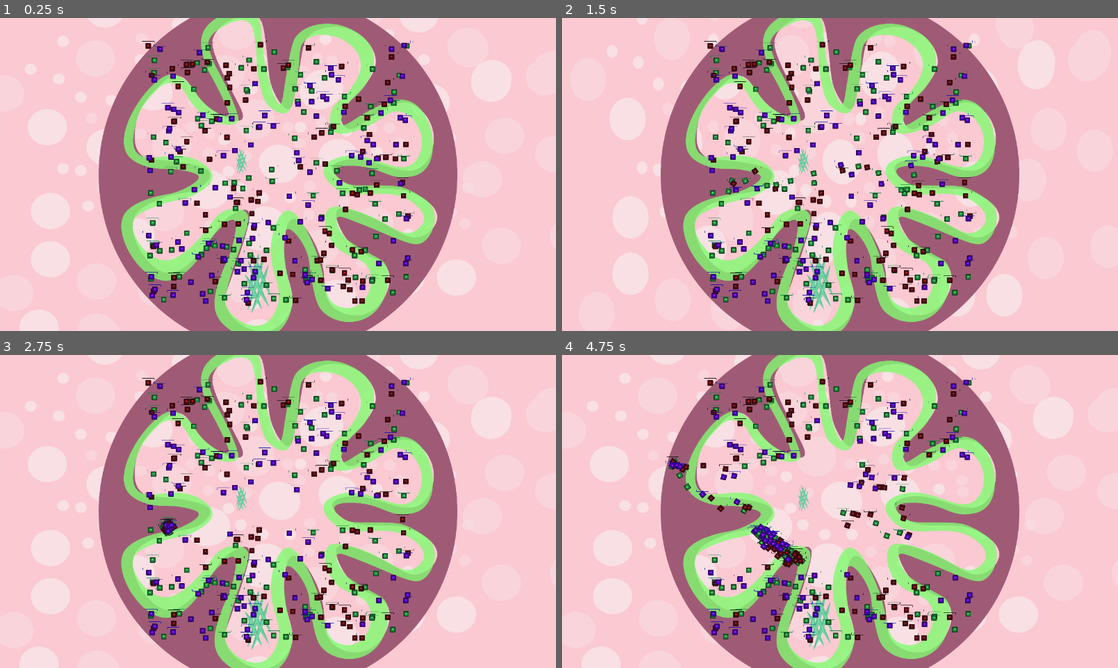
Above: before the commit, frames 1-4 (two rows, left to right).
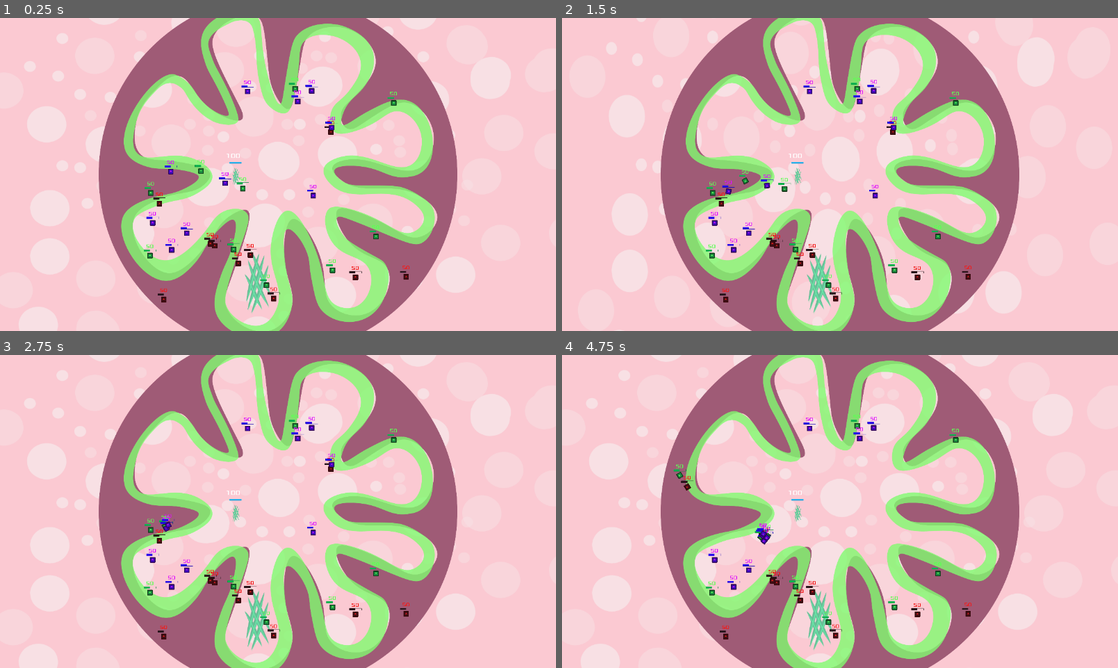
Above: after the commit, the same moments.

Repository: mihaelagrigore/Gutstuck
Game: Godot game, scene res://Sources/Levels/Level_1.tscn
Two runs of this game, one before a commit and one after it. Both use one fixed random seed, a clock stepped at 60 frames per second and the inputs below. The engine's default icon, where the game draws it, is replaced by a stand-in: a white triangle on a blue panel in a dark square.
Inputs (mouse positions are in pixels of both pictures, inside the frame that each line leads up to):
- Up to frame 1 (0.25 s): no input
- Up to frame 2 (1.5 s): move the mouse to (962, 158) at 0.52 s; press the mouse at (962, 158) at 0.53 s; move the mouse to (728, 190) at 1.27 s; release the mouse at (728, 190) at 1.28 s; right-click (728, 190) at 1.35 s
- Up to frame 3 (2.75 s): move the mouse to (333, 442) at 2.02 s; press the mouse at (333, 442) at 2.03 s
- Up to frame 4 (4.75 s): move the mouse to (812, 574) at 2.77 s; release the mouse at (812, 574) at 2.78 s; right-click (812, 574) at 2.85 s; move the mouse to (1006, 558) at 3.52 s; press the mouse at (1006, 558) at 3.53 s; move the mouse to (673, 464) at 4.27 s; release the mouse at (673, 464) at 4.28 s; right-click (673, 464) at 4.35 s

The runs differ from the first frame. In frame 1, 6.4% of the frame differs, in the area x 25-75%, y 7-92%; in frame 2, 6.4%; in frame 3, 5.9%; in frame 4, 5.7%.
Error before the commit: Parse Error: The identifier "state" isn't declared in the current scope. (res://Sources/Nutrients/F_Nutrients/F_Nutrient_A2D.gd:13)

Commit message:
- added bacteria & nutrient interaction - commented bacteria energy loss with time -> to implement later as Timer - for now, energy level is displayed as text label to help with debugginh

Diff:
--- a/Gutstuck_Project/Sources/Bacteria/Bacteria.gd
+++ b/Gutstuck_Project/Sources/Bacteria/Bacteria.gd
@@ -11,6 +11,7 @@
 
 var generation_number = 0 #measures the number of generation to kill the oldest ones in a situation of conflict
 var energy_level = INITIAL_ENERGY
+var energy_per_bite = 10
 
 #energy_after_foraging var must be dropped
 #it must be declared as a local var inside the functions
@@ -21,7 +22,6 @@
 
 onready var energy_level_bar = $Energy_level_bar
 
-
 const STATE_CHILL = 0
 const STATE_SELECTED = 1
 const STATE_MOVING = 2
@@ -29,8 +29,14 @@
 const STATE_FULL = 4
 const STATE_REPLICATING = 5
 
-var state = STATE_CHILL #state can contain {STATE_CHILL, STATE_SELECTED, STATE_MOVING, STATE_EATING, STATE_REPLICATING}
-#var colliding_nutrients
+var state = STATE_CHILL setget state_set, state_get
+var colliding_nutrients = []
+
+func state_set(value):
+	state = value
+
+func state_get():
+	return state
 
 #food_sources
 # Called when the node enters the scene tree for the first time.
@@ -67,46 +73,73 @@
 	if energy_level==0:
 		queue_free() # Removes the node from the scene and frees it when it becomes safe to do so.
 	# Evolution of energy quantity
-	if state==STATE_CHILL or state==STATE_SELECTED:
-		energy_level -= ENERGY_LOS_PER_SECOND_CHILL * delta
-	elif state==STATE_MOVING:
-		energy_level -= ENERGY_LOS_PER_SECOND_MOVE * delta
-	elif state==STATE_EATING:
-		update_energy_bar(energy_level)
-		# update the energy bar displayed above the bacteria Sprite
-	elif state==STATE_FULL:
-		#TODO: implement replication
-		pass #remove pass once code is added above this line
+	#TODO: implement energy loss as a function of time
+	#I commented the ones below because they led to weird
+	#energy quantities like 94.688899
+	#Thinking to implement energy loss as a Timer
+#	if state==STATE_CHILL or state==STATE_SELECTED:
+#		energy_level -= ENERGY_LOS_PER_SECOND_CHILL * delta
+#	elif state==STATE_MOVING:
+#		energy_level -= ENERGY_LOS_PER_SECOND_MOVE * delta
+#		# update the energy bar displayed above the bacteria Sprite
+#	elif state==STATE_FULL:
+#		#TODO: implement replication
+#		pass #remove pass once code is added above this line
 
+func finish_eating():
+	print("[Bacteria] finished eating...deactivating")
+	$MealTimer.stop()
+	deactivate()
 
 func update_energy_bar(value: int):
 	energy_level_bar.value=value
 	pass
 
-func feed_me(energy_from_nutrient: int) -> int :
-	var morsel
-	energy_level + energy_from_nutrient
-	if (energy_level+energy_from_nutrient) < MAX_ENERGY:
-		morsel = energy_from_nutrient
-		energy_level += energy_from_nutrient
-	else:
-		morsel = MAX_ENERGY - energy_level
-		energy_level = MAX_ENERGY
-		state = STATE_FULL
-		#done eating, I deactivate my collisionshape
-		#this way all nutrients I was feeding on
-		#get a body_exit signal triggered and are informed I disappeared
-		#don't forget to activate back
-		deactivate()
-	return morsel
-
-func stop_feeding():
-	state=STATE_CHILL
-
 func activate():
-	get_node("CollisionShape2D").disabled = false
+	get_node("NutrientInteraction/CollisionShape2D").disabled = false
 	visible = true
 
 func deactivate():
-	get_node("CollisionShape2D").disabled = true
-	visible = false
+	get_node("NutrientInteraction/CollisionShape2D").disabled = true
+
+func _on_NutrientInteraction_body_entered(body: PhysicsBody2D) -> void:
+	print("[Bacteria] Body entered event: ")
+	print(body.get_class())
+	if body.is_in_group("Nutrient"): #is the colliding entity a bacteria ?
+		print('[Bacteria] appending nutrient')
+		colliding_nutrients.append(body)
+		if state != STATE_EATING:
+			state_set(STATE_EATING)
+			$MealTimer.start()
+
+func _on_NutrientInteraction_body_exited(body: PhysicsBody2D) -> void:
+	print("[Bacteria] Body exited event")
+	if body.is_in_group("Nutrient"):
+		#remove the bacteria from my list
+		if colliding_nutrients.count(body):
+			print('[Bacteria] removing nutrient')
+			colliding_nutrients.erase(body)
+		if colliding_nutrients.empty():
+			state = STATE_CHILL #no longer under attack
+
+func _on_MealTimer_timeout() -> void:
+	# we should always be in STATE_EATING when this timer goes off
+	# but for now it's good to check just to staty safe
+	if state==STATE_EATING:
+		var count = 0
+		for nutrient in colliding_nutrients:
+			count = count + 1
+			print(str("[bite from Nutrient ",count,"]"))
+			var morsel = energy_per_bite
+			if energy_level + energy_per_bite >= MAX_ENERGY:
+				morsel =  MAX_ENERGY - energy_level
+				state = STATE_FULL
+			print(str("requested: ", morsel))
+			var real_morsel = nutrient.bite_me(morsel)
+			print(str("received: ", real_morsel))
+			energy_level += real_morsel
+			$Energy.text = str(energy_level)
+
+			if state == STATE_FULL:
+				finish_eating()
+			#update_energy_bar(energy_level)
--- a/Gutstuck_Project/Sources/Bacteria/Bacteria.tscn
+++ b/Gutstuck_Project/Sources/Bacteria/Bacteria.tscn
@@ -1,11 +1,20 @@
-[gd_scene load_steps=6 format=2]
+[gd_scene load_steps=9 format=2]
 
-[ext_resource path="res://Sources/Bacteria/F_Bacteria/F_Bacteria.gd" type="Script" id=1]
+[ext_resource path="res://Sources/Bacteria/Bacteria.gd" type="Script" id=1]
 [ext_resource path="res://icon.png" type="Texture" id=2]
 [ext_resource path="res://Assets/Textures/Life_Bar_Under.png" type="Texture" id=3]
 [ext_resource path="res://Assets/Textures/Life_Bar.png" type="Texture" id=4]
+[ext_resource path="res://Assets/Fonts/Xolonium-Regular.ttf" type="DynamicFontData" id=5]
 
 [sub_resource type="CircleShape2D" id=1]
+
+[sub_resource type="DynamicFont" id=2]
+size = 60
+font_data = ExtResource( 5 )
+
+[sub_resource type="CapsuleShape2D" id=3]
+radius = 30.8291
+height = 0.637798
 
 [node name="Bacteria" type="KinematicBody2D" groups=[
 "Bacteria",
@@ -19,11 +28,30 @@
 [node name="CollisionShape2D" type="CollisionShape2D" parent="."]
 shape = SubResource( 1 )
 
-[node name="TextureProgress" type="TextureProgress" parent="."]
+[node name="EnergyLevel" type="TextureProgress" parent="."]
 margin_left = -72.1671
-margin_top = -53.8745
+margin_top = -70.2338
 margin_right = 117.833
-margin_bottom = -8.87451
+margin_bottom = -25.2338
 rect_scale = Vector2( 0.76, 0.52 )
+value = 50.0
 texture_under = ExtResource( 3 )
 texture_progress = ExtResource( 4 )
+
+[node name="Energy" type="Label" parent="."]
+margin_left = -44.8283
+margin_top = -142.391
+margin_right = 41.1717
+margin_bottom = -69.3908
+custom_fonts/font = SubResource( 2 )
+text = "50"
+
+[node name="NutrientInteraction" type="Area2D" parent="."]
+
+[node name="CollisionShape2D" type="CollisionShape2D" parent="NutrientInteraction"]
+shape = SubResource( 3 )
+
+[node name="MealTimer" type="Timer" parent="."]
+[connection signal="body_entered" from="NutrientInteraction" to="." method="_on_NutrientInteraction_body_entered"]
+[connection signal="body_exited" from="NutrientInteraction" to="." method="_on_NutrientInteraction_body_exited"]
+[connection signal="timeout" from="MealTimer" to="." method="_on_MealTimer_timeout"]
--- a/Gutstuck_Project/Sources/Bacteria/Manager_Bacteria.gd
+++ b/Gutstuck_Project/Sources/Bacteria/Manager_Bacteria.gd
@@ -8,19 +8,20 @@
 var G_Bacteria = load("res://Sources/Bacteria/G_Bacteria/G_Bacteria.tscn")
 var P_Bacteria = load("res://Sources/Bacteria/P_Bacteria/P_Bacteria.tscn")
 
+var msk_range = 10
 # Called when the node enters the scene tree for the first time.
 func _ready():
 	var rng = RandomNumberGenerator.new()
 
-	for i in range(100):
+	for i in range(msk_range):
 		var temp_bacteria = F_Bacteria.instance()
 		add_child(temp_bacteria)
 		temp_bacteria.position = Vector2(rng.randf_range(-300.0, 300.0),rng.randf_range(-300.0, 300.0))
-	for i in range(100):
+	for i in range(msk_range):
 		var temp_bacteria = G_Bacteria.instance()
 		add_child(temp_bacteria)
 		temp_bacteria.position = Vector2(rng.randf_range(-300.0, 300.0),rng.randf_range(-300.0, 300.0))
-	for i in range(100):
+	for i in range(msk_range):
 		var temp_bacteria = P_Bacteria.instance()
 		add_child(temp_bacteria)
 		temp_bacteria.position = Vector2(rng.randf_range(-300.0, 300.0),rng.randf_range(-300.0, 300.0))
--- a/Gutstuck_Project/Sources/Levels/Level_1.tscn
+++ b/Gutstuck_Project/Sources/Levels/Level_1.tscn
@@ -5,9 +5,9 @@
 [ext_resource path="res://Assets/Textures/asset_mucus.png" type="Texture" id=3]
 [ext_resource path="res://Assets/Textures/Asset_fiber.png" type="Texture" id=4]
 [ext_resource path="res://Assets/Audios/Musics/loop_bubbles_02.ogg" type="AudioStream" id=5]
-[ext_resource path="res://Sources/Nutrients/F_Nutrients/F_Nutrient_A2D.tscn" type="PackedScene" id=6]
-[ext_resource path="res://Sources/System/Input_Manager.tscn" type="PackedScene" id=7]
-[ext_resource path="res://Sources/Bacteria/Bacteria_Manager.tscn" type="PackedScene" id=8]
+[ext_resource path="res://Sources/System/Input_Manager.tscn" type="PackedScene" id=6]
+[ext_resource path="res://Sources/Bacteria/Bacteria_Manager.tscn" type="PackedScene" id=7]
+[ext_resource path="res://Sources/Nutrients/F_Nutrients/F_Nutrient.tscn" type="PackedScene" id=8]
 
 [sub_resource type="Animation" id=1]
 length = 2.0
@@ -28,6 +28,7 @@
 [node name="Level_1" type="Node2D"]
 
 [node name="Asset_background" type="Sprite" parent="."]
+position = Vector2( -1.63696, -6.54785 )
 scale = Vector2( 0.7, 0.7 )
 texture = ExtResource( 1 )
 
@@ -55,11 +56,11 @@
 autoplay = "Wobling"
 anims/Wobling = SubResource( 1 )
 
-[node name="F_Nutrient_A2D" parent="." instance=ExtResource( 6 )]
-position = Vector2( -83.9772, -30.3251 )
-
-[node name="Input_Manager" parent="." instance=ExtResource( 7 )]
+[node name="Input_Manager" parent="." instance=ExtResource( 6 )]
 cameraPath = NodePath("../Camera2D")
 box_color = Color( 1, 1, 1, 0.392157 )
 
-[node name="Bacteria_Manager" parent="." instance=ExtResource( 8 )]
+[node name="Bacteria_Manager" parent="." instance=ExtResource( 7 )]
+
+[node name="F_Nutrient" parent="Bacteria_Manager" instance=ExtResource( 8 )]
+position = Vector2( -97.1961, 3.88785 )
--- a/Gutstuck_Project/Sources/Nutrients/F_Nutrients/F_Nutrient.gd
+++ b/Gutstuck_Project/Sources/Nutrients/F_Nutrients/F_Nutrient.gd
@@ -23,37 +23,3 @@
 		# wait, is it possible that another bacteria was waiting in line
 		# to feed on me and now will get smth like a NULL pointer exception ?
 #
-
-func _on_F_Nutrient_A2D_body_entered(body) -> void:
-	print("Body entered event")
-	if body.is_in_group("Bacteria"):
-		#add bacteria to the nutrient's list of bacterias
-		#that are feeding on it
-		colliding_bacteria.append(body)
-
-		#add myself to the list that the bacteria keeps
-		#it doesn't keep a list anymore
-		#body.colliding_nutrient.append(self)
-
-		#change my state
-		state_set(STATE_ATTACKED)
-
-func _on_F_Nutrient_A2D_body_exited(body: PhysicsBody2D) -> void:
-	print("Body exited event")
-	if body.is_in_group("Bacteria"):
-		#remove the bacteria from the list of bacteria
-		#currently feeding on this nutrient
-		colliding_bacteria.erase(body)
-		if colliding_bacteria.empty():
-			#no longer under attack
-			state = STATE_CHILL
-
-		#remove this nutrient from the colliding bacteria's
-		#list of nutrients that it's currently feeding on
-		#body.colliding_nutrients.remove(body.colliding_nutrients.find(self))
-
-func _on_BacteriaInteraction_body_entered(body: PhysicsBody2D) -> void:
-	pass # Replace with function body
-
-func _on_BacteriaInteraction_body_exited(body: PhysicsBody2D) -> void:
-	pass # Replace with function body.
--- a/Gutstuck_Project/Sources/Nutrients/F_Nutrients/F_Nutrient.tscn
+++ b/Gutstuck_Project/Sources/Nutrients/F_Nutrients/F_Nutrient.tscn
@@ -4,23 +4,33 @@
 [ext_resource path="res://Sources/Nutrients/F_Nutrients/F_Nutrient.gd" type="Script" id=2]
 [ext_resource path="res://Assets/Textures/Asset_fiber.png" type="Texture" id=3]
 
-[node name="F_Nutrient" index="0" instance=ExtResource( 1 )]
+[node name="F_Nutrient" groups=[
+"Nutrient",
+] instance=ExtResource( 1 )]
 script = ExtResource( 2 )
 
 [node name="CollisionShape2D" parent="." index="0"]
 position = Vector2( -0.49007, 0.698456 )
+scale = Vector2( 0.6, 0.8 )
 
 [node name="Sprite" parent="." index="1"]
 position = Vector2( 0.317303, 0.323101 )
-scale = Vector2( 0.3, 0.3 )
+scale = Vector2( 0.2, 0.2 )
 texture = ExtResource( 3 )
 
 [node name="TextureProgress" parent="." index="2"]
-margin_left = -37.5443
-margin_top = -45.3422
-margin_right = 152.456
-margin_bottom = -0.342167
+margin_left = -14.5669
+margin_top = -33.3902
+margin_right = 175.433
+margin_bottom = 11.6098
 value = 100.0
 
 [node name="CollisionShape2D" parent="BacteriaInteraction" index="0"]
-position = Vector2( -0.529602, 0.529633 )
+position = Vector2( -0.210709, -0.243331 )
+scale = Vector2( 0.9, 0.8 )
+
+[node name="Energy" parent="." index="4"]
+margin_left = -22.7213
+margin_top = -56.4913
+margin_right = 22.2787
+margin_bottom = -31.4913
--- a/Gutstuck_Project/Sources/Nutrients/F_Nutrients/F_Nutrient_A2D.gd
+++ /dev/null
@@ -1,53 +0,0 @@
-#extends Nutrient
-
-# Called when the node enters the scene tree for the first time.
-func _ready():
-	pass # Replace with function body.
-
-func _physics_process(delta: float) -> void:
-	#what to do here ?
-	pass
-
-# Called every frame. 'delta' is the elapsed time since the previous frame.
-func _process(delta: float) -> void:
-	if (state == STATE_DEPLETED):
-		#to prevent anyone from colliding into me
-		#until I completely die
-		get_node("CollisionShape2D").disabled = true
-
-		#TODO: replace Sprite with a
-		#Particle2D explosion effect
-
-		#last thing I do: I delete myelf from memory
-		queue_free()
-		# wait, is it possible that another bacteria was waiting in line
-		# to feed on me and now will get smth like a NULL pointer exception ?
-#	pass
-
-func _on_F_Nutrient_A2D_body_entered(body) -> void:
-	print("Body entered event")
-	if body.is_in_group("Bacteria"):
-		#add bacteria to the nutrient's list of bacterias
-		#that are feeding on it
-		colliding_bacteria.append(body)
-
-		#add myself to the list that the bacteria keeps
-		#it doesn't keep a list anymore
-		#body.colliding_nutrient.append(self)
-
-		#change my state
-		state_set(STATE_ATTACKED)
-
-func _on_F_Nutrient_A2D_body_exited(body: PhysicsBody2D) -> void:
-	print("Body exited event")
-	if body.is_in_group("Bacteria"):
-		#remove the bacteria from the list of bacteria
-		#currently feeding on this nutrient
-		colliding_bacteria.erase(body)
-		if colliding_bacteria.empty():
-			#no longer under attack
-			state = STATE_CHILL
-
-		#remove this nutrient from the colliding bacteria's
-		#list of nutrients that it's currently feeding on
-		#body.colliding_nutrients.remove(body.colliding_nutrients.find(self))
--- a/Gutstuck_Project/Sources/Nutrients/F_Nutrients/F_Nutrient_A2D.tscn
+++ /dev/null
@@ -1,21 +0,0 @@
-[gd_scene load_steps=4 format=2]
-
-[ext_resource path="res://Sources/Nutrients/F_Nutrients/F_Nutrient_A2D.gd" type="Script" id=1]
-[ext_resource path="res://Assets/Textures/Asset_fiber.png" type="Texture" id=2]
-
-[sub_resource type="CapsuleShape2D" id=1]
-height = 42.8251
-
-[node name="F_Nutrient_A2D" type="Area2D" groups=[
-"Nutrient",
-]]
-script = ExtResource( 1 )
-
-[node name="Sprite" type="Sprite" parent="."]
-scale = Vector2( 0.3, 0.3 )
-texture = ExtResource( 2 )
-
-[node name="CollisionShape2D" type="CollisionShape2D" parent="."]
-shape = SubResource( 1 )
-[connection signal="body_entered" from="." to="." method="_on_F_Nutrient_A2D_body_entered"]
-[connection signal="body_exited" from="." to="." method="_on_F_Nutrient_A2D_body_exited"]
--- a/Gutstuck_Project/Sources/Nutrients/Nutrient.gd
+++ b/Gutstuck_Project/Sources/Nutrients/Nutrient.gd
@@ -16,52 +16,6 @@
 var energy = INITIAL_ENERGY setget energy_set, energy_get
 
 var colliding_bacteria = []
-var one_bite = 25
-
-# Called when the node enters the scene tree for the first time.
-func _ready():
-	state = STATE_CHILL
-	energy = INITIAL_ENERGY
-
-func _process(delta):
-	if state == STATE_ATTACKED:
-		for bacteria in colliding_bacteria:
-			var morsel = 0
-			if energy >= one_bite:
-				#feed the bacteria the standard energy morsel
-				morsel = bacteria.feed_me(one_bite)
-			else:
-				morsel = bacteria.feed_me(energy)
-			energy -= morsel
-			#if my energy level is 0, I change my state.
-			#my children will know what to do
-			if energy == 0:
-				state = STATE_DEPLETED
-				colliding_bacteria.clear()
-				deactivate()
-				#TODO: explode into pieces
-				break #terminate the for loop
-
-# Bacteria feeding on me will call this function
-func bite_me(bite_size: int) -> int:
-	var morsel = 0
-	if energy >= bite_size:
-		morsel = bite_size
-		energy -= bite_size
-	else:
-		morsel = energy
-		energy = 0
-
-	#if my energy level is 0, I change my state.
-	#my children will know what to do
-	if energy == 0:
-		state = STATE_DEPLETED
-
-	return morsel
-
-# Called every frame. 'delta' is the elapsed time since the previous frame.
-#func _process(delta):
-#	pass
 
 func state_set(value):
 	state = value
@@ -75,6 +29,42 @@
 func energy_get():
 	return energy
 
+# Called when the node enters the scene tree for the first time.
+func _ready():
+	state = STATE_CHILL
+	energy = INITIAL_ENERGY
+
+func _process(delta):
+	if state == STATE_ATTACKED:
+		if energy == 0:
+			state = STATE_DEPLETED
+			colliding_bacteria.clear()
+			deactivate()
+			#TODO: explode into pieces
+
+
+# Bacteria feeding on me will call this function
+# Bacteria tries to bite an amount of energy = bite_size
+# I might have less energy left than bite_size
+# So I return bite_size >= energy ? bite_size : energy (ternary operator)
+func bite_me(bite_size: int) -> int:
+	var morsel = 0
+	if energy >= bite_size:
+		morsel = bite_size
+		energy -= bite_size
+	else:
+		morsel = energy
+		energy = 0
+
+	$Energy.text = str(energy)
+
+	#if my energy level is 0, I change my state.
+	#my children will know what to do
+	if energy == 0:
+		state = STATE_DEPLETED
+
+	return morsel
+
 func activate():
 	get_node("CollisionShape2D").disabled = false
 	visible = true
@@ -82,3 +72,22 @@
 func deactivate():
 	get_node("CollisionShape2D").disabled = true
 	visible = false
+
+func _on_BacteriaInteraction_body_entered(body: PhysicsBody2D) -> void:
+	print("[Nutrient] Body entered event: ")
+	print(body.get_class())
+	if body.is_in_group("Bacteria"): #is the colliding entity a bacteria ?
+		#add bacteria to the nutrient's list of bacterias currently feeding on it
+		print('[Nutrient] appending bacteria')
+		colliding_bacteria.append(body)
+		state_set(STATE_ATTACKED)
+
+func _on_BacteriaInteraction_body_exited(body: PhysicsBody2D) -> void:
+	print("[Nutrient] Body exited event")
+	if body.is_in_group("Bacteria"):
+		#remove the bacteria from my list
+		if colliding_bacteria.count(body):
+			print('[Nutrient] removing bacteria')
+			colliding_bacteria.erase(body)
+		if colliding_bacteria.empty():
+			state = STATE_CHILL #no longer under attacl
--- a/Gutstuck_Project/Sources/Nutrients/Nutrient.tscn
+++ b/Gutstuck_Project/Sources/Nutrients/Nutrient.tscn
@@ -1,34 +1,51 @@
-[gd_scene load_steps=5 format=2]
+[gd_scene load_steps=8 format=2]
 
-[ext_resource path="res://Assets/Textures/Life_Bar_Under.png" type="Texture" id=1]
-[ext_resource path="res://Assets/Textures/Life_Bar.png" type="Texture" id=2]
+[ext_resource path="res://Sources/Nutrients/Nutrient.gd" type="Script" id=1]
+[ext_resource path="res://Assets/Textures/Life_Bar_Under.png" type="Texture" id=2]
+[ext_resource path="res://Assets/Textures/Life_Bar.png" type="Texture" id=3]
+[ext_resource path="res://Assets/Fonts/Xolonium-Regular.ttf" type="DynamicFontData" id=4]
+
+[sub_resource type="CapsuleShape2D" id=1]
+radius = 9.32208
 
 [sub_resource type="CapsuleShape2D" id=2]
-radius = 9.32208
-
-[sub_resource type="CapsuleShape2D" id=1]
 radius = 11.0275
 height = 35.3231
 
+[sub_resource type="DynamicFont" id=3]
+size = 15
+font_data = ExtResource( 4 )
+
 [node name="Nutrient" type="KinematicBody2D"]
+script = ExtResource( 1 )
 
 [node name="CollisionShape2D" type="CollisionShape2D" parent="."]
 position = Vector2( -1.52588e-005, 0.0592499 )
-shape = SubResource( 2 )
+shape = SubResource( 1 )
 
 [node name="Sprite" type="Sprite" parent="."]
 
 [node name="TextureProgress" type="TextureProgress" parent="."]
-margin_left = -38.2505
-margin_top = -50.7141
-margin_right = 151.749
-margin_bottom = -5.71407
-rect_scale = Vector2( 0.4, 0.2 )
-texture_under = ExtResource( 1 )
-texture_progress = ExtResource( 2 )
+margin_left = -13.1532
+margin_top = -40.5749
+margin_right = 176.847
+margin_bottom = 4.42514
+rect_scale = Vector2( 0.15, 0.1 )
+texture_under = ExtResource( 2 )
+texture_progress = ExtResource( 3 )
 
 [node name="BacteriaInteraction" type="Area2D" parent="."]
 
 [node name="CollisionShape2D" type="CollisionShape2D" parent="BacteriaInteraction"]
 position = Vector2( 0.470398, 0.529633 )
-shape = SubResource( 1 )
+shape = SubResource( 2 )
+
+[node name="Energy" type="Label" parent="."]
+margin_left = -16.2017
+margin_top = -63.0
+margin_right = 18.7983
+margin_bottom = -43.0
+custom_fonts/font = SubResource( 3 )
+text = "100"
+[connection signal="body_entered" from="BacteriaInteraction" to="." method="_on_BacteriaInteraction_body_entered"]
+[connection signal="body_exited" from="BacteriaInteraction" to="." method="_on_BacteriaInteraction_body_exited"]
Binary file added: Gutstuck_Project/Assets/Fonts/Xolonium-Regular.ttf
Binary file added: Gutstuck_Project/Sources/Xolonium-Regular.ttf
